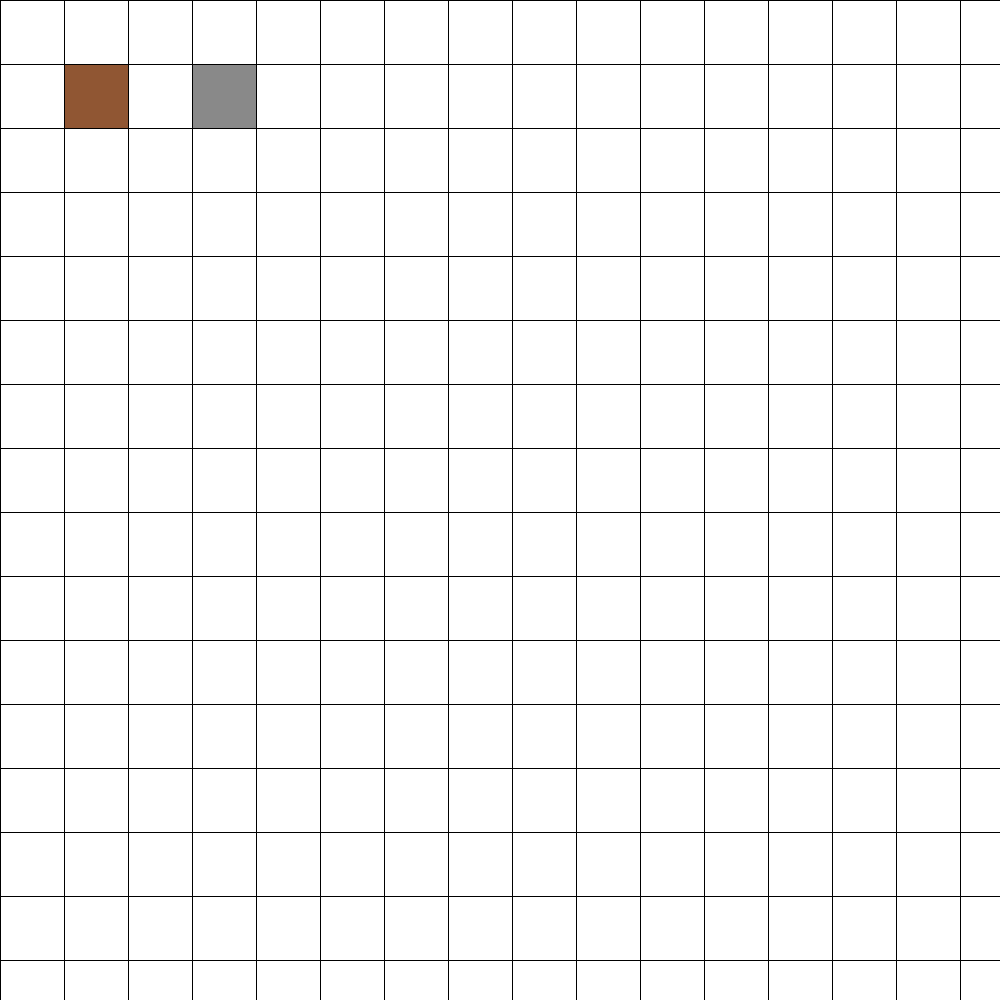
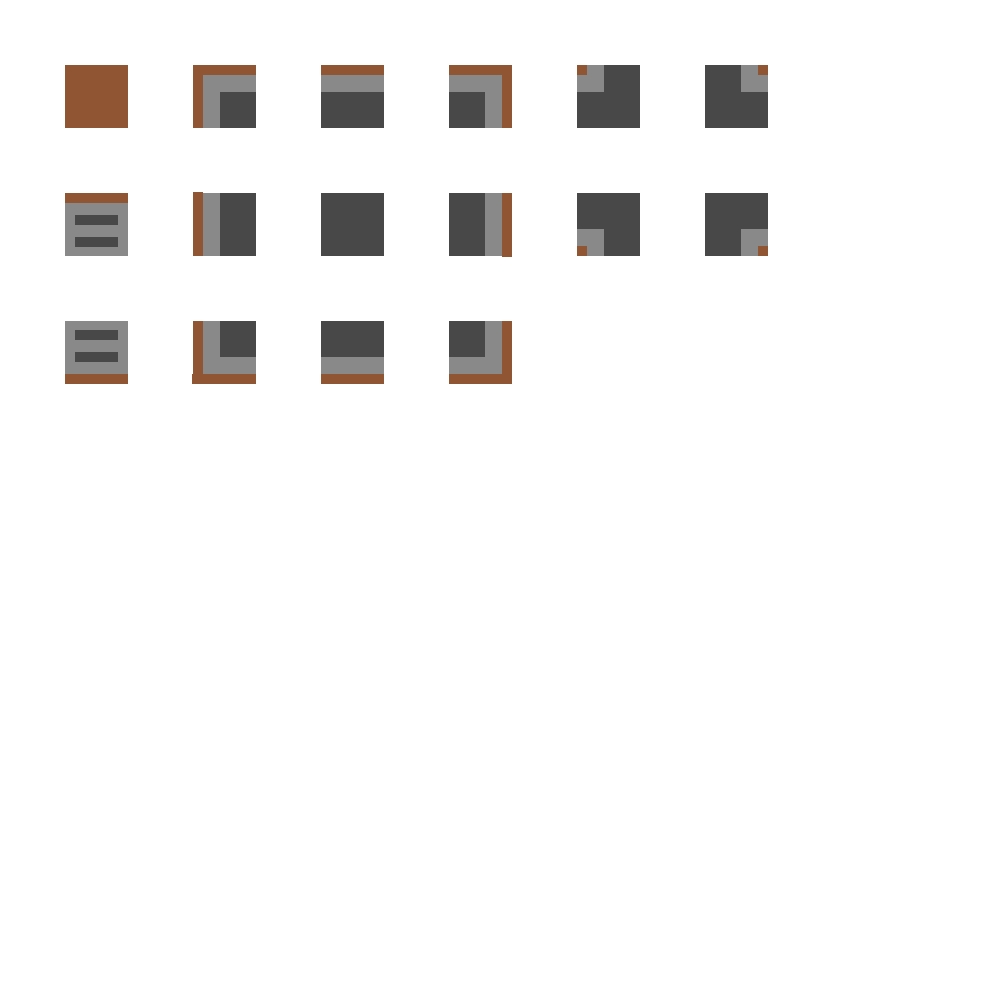
Revision of a layered (1000, 1000) image; what changed, layer by layer:
hid "Grid" over [0, 0, 1000, 1000]
added layer "Layer 1" above "Fill" over [65, 321, 128, 384]
painted on "Fill" over [65, 65, 768, 384]
